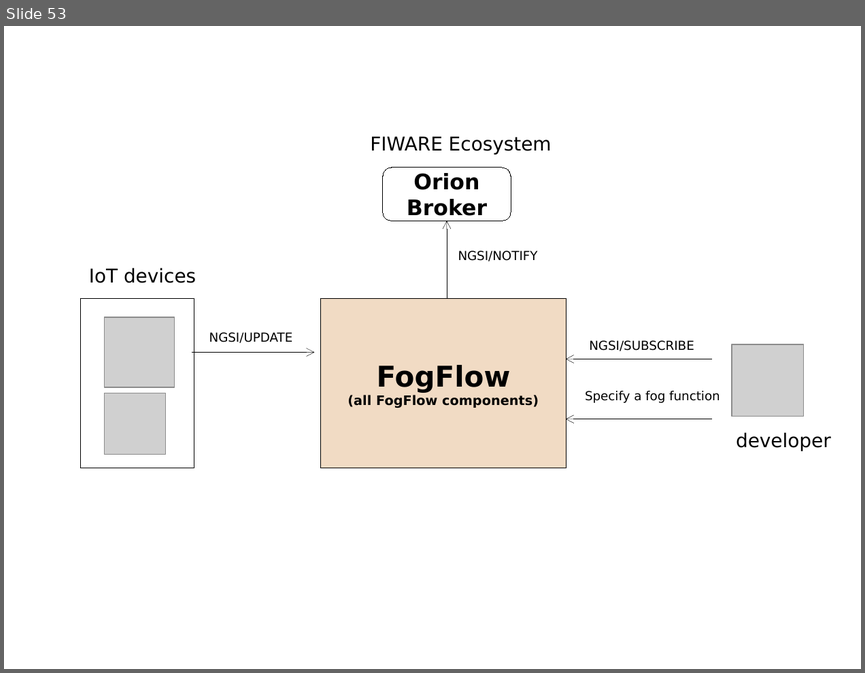
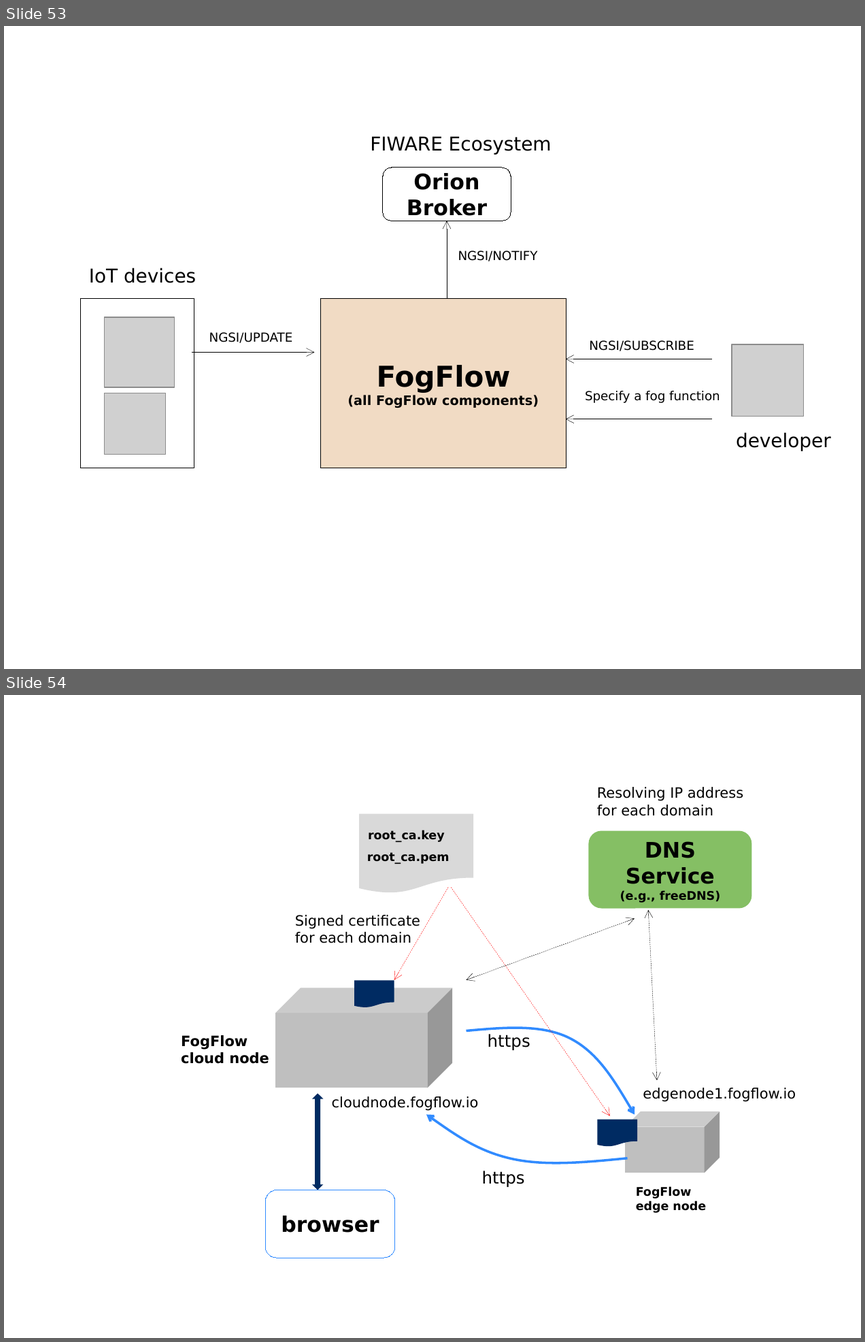
Before and after one commit to smartfog/fogflow, a slide deck: doc/en/source/figures/figures.pptx. Shown one above the other, each under a label of ours: slide 53 before the commit, slides 53 and 54 after it. The pictures are 865x673 and 865x1342 pixels, drawn with LibreOffice and Linux fonts; fonts in the diff are those of the drawing; grey boxes stand for pictures. Boxes give left, top, right and bottom in pixels: in the first picture for what was removed or moved away, otherwise in the second. Text is boxed around its words. In the diff, an @@ line names an element or a change of style, - is before the commit and + after.

Commit message:
update the instruction for the https-based setup

```diff
--- a/doc/en/source/figures/figures.pptx
+++ b/doc/en/source/figures/figures.pptx
@@ slide 54 added at (4,695,861,1338), background #FFFFFF @@
@@ text added at (597,787,743,816), 12 pt, text #000000 @@
+Resolving IP address
+for each domain
@@ flow chart document added at (359,814,473,894), fill #D9D9D9 @@
@@ text added at (368,830,445,842), 10 pt, text #000000, bold @@
+root_ca.key
@@ rounded rectangle added at (588,830,751,907), fill #85BF64, 10 pt, text #000000, bold @@
+DNS Service
+(e.g., freeDNS)
@@ text added at (367,852,449,864), 10 pt, text #000000, bold @@
+root_ca.pem
@@ arrow added from (448, 887) to (394, 979), #FF0000 0.25 pt dashed @@
@@ arrow added from (451, 887) to (610, 1116), #FF0000 0.25 pt dashed @@
@@ text added at (295,915,420,943), 12 pt, text #000000 @@
+Signed certificate
+for each domain
@@ double arrow added from (466, 979) to (634, 919), #000000 0.25 pt dashed @@
@@ double arrow added from (657, 1080) to (649, 910), #000000 0.25 pt dashed @@
@@ cube added at (275,988,452,1088), fill #BFBFBF @@
@@ flow chart document added at (354,981,395,1008), fill #002B62 @@
@@ text added at (181,1035,269,1064), 12 pt, text #000000, bold @@
+FogFlow
+cloud node
@@ freeform shape added at (466,1028,634,1114), outline #318BFF 2 pt @@
@@ text added at (487,1034,530,1050), 14 pt, text #000000 @@
+https
@@ up down arrow added at (313,1093,324,1190), fill #002B62 @@
@@ text added at (332,1096,479,1110), 12 pt, text #000000 @@
+cloudnode.fogflow.io
@@ text added at (643,1087,796,1102), 12 pt, text #000000 @@
+edgenode1.fogflow.io
@@ freeform shape added at (426,1114,628,1163), outline #318BFF 2 pt @@
@@ flow chart document added at (597,1119,637,1147), fill #002B62 @@
@@ cube added at (626,1111,719,1172), fill #BFBFBF @@
@@ text added at (482,1170,525,1187), 14 pt, text #000000 @@
+https
@@ rounded rectangle added at (265,1189,395,1257), fill #FFFFFF, outline #318BFF 0.75 pt, 18 pt, text #000000, bold @@
+browser
@@ text added at (636,1186,706,1212), 10 pt, text #000000, bold @@
+FogFlow
+edge node
```
Also in this commit, not shown: 1 other file.
